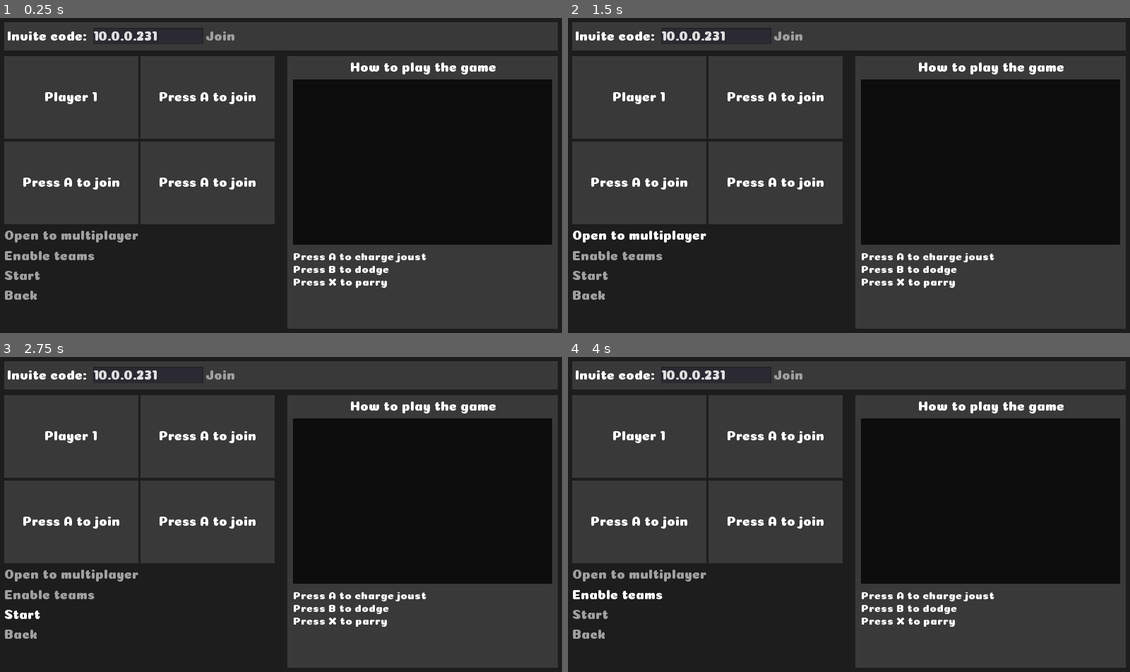
Above: before the commit, frames 1-4 (two rows, left to right).
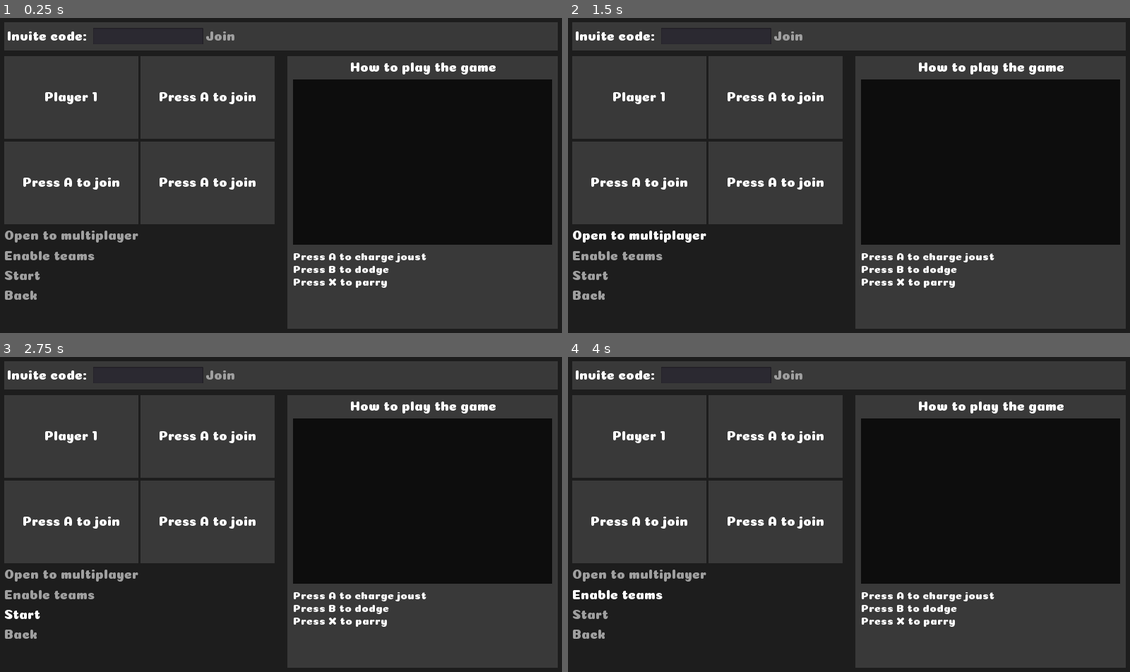
Above: after the commit, the same moments.

Repository: Lunatic-Games/turtle-jousting
Game: Godot game, scene res://ui/lobby/lobby.tscn
Same seed, same stepped clock (60 frames per second), same inputs: the game is played once before the commit and once after it.
Inputs:
- Up to frame 1 (0.25 s): no input
- Up to frame 2 (1.5 s): click "Join" at 0.5 s; click "Open to multiplayer" at 1.25 s
- Up to frame 3 (2.75 s): click "Start" at 2 s
- Up to frame 4 (4 s): click "Start" at 2.75 s; click "Enable teams" at 3.5 s

The runs differ from the first frame. In frame 1, 0.2% of the frame differs, in the area x 16-28%, y 4-8%; in frame 2, 0.2%; in frame 3, 0.2%; in frame 4, 0.2%.

Commit message:
Making improvements

Diff:
--- a/project.godot
+++ b/project.godot
@@ -25,6 +25,15 @@
 window/stretch/mode="2d"
 window/stretch/aspect="keep"
 
+[input]
+
+joust={
+"deadzone": 0.5,
+"events": [ Object(InputEventJoypadButton,"resource_local_to_scene":false,"resource_name":"","device":-1,"button_index":0,"pressure":0.0,"pressed":false,"script":null)
+, Object(InputEventKey,"resource_local_to_scene":false,"resource_name":"","device":0,"alt":false,"shift":false,"control":false,"meta":false,"command":false,"pressed":false,"scancode":32,"unicode":0,"echo":false,"script":null)
+ ]
+}
+
 [rendering]
 
 environment/default_environment="res://default_env.tres"
--- a/ui/lobby/lobby.gd
+++ b/ui/lobby/lobby.gd
@@ -11,6 +11,7 @@
 # Keeps track of local players, player_num : device_id
 var local_players = {}
 
+# Setup
 func _ready():
 	player_container.get_node("PlayerSlot1").player_loaded(1)
 	local_players[1] = 0
@@ -21,7 +22,7 @@
 	_err = get_tree().connect("connection_failed", self, "_connected_fail")
 	_err = get_tree().connect("server_disconnected", self, "_server_disconnected")
 
-# Open to multiplayer
+# Open to multiplayer and update UI
 func _create_server():
 	var peer = NetworkedMultiplayerENet.new()
 	var result = peer.create_server(DEFAULT_PORT, 4)
@@ -32,10 +33,24 @@
 		return
 	get_tree().network_peer = peer
 	connections[1] = local_players.keys()
+
 	$CodeSection/HBoxContainer/CodeEditContainer.visible = false
 	$CodeSection/HBoxContainer/JoinContainer.visible = false
 	$CodeSection/HBoxContainer/Code.text = IP.get_local_addresses()[0]
 	$CodeSection/HBoxContainer/Code.visible = true
+	$HBoxContainer/GameContainer/VBoxContainer/OpenMultiplayerButton.visible = false
+	$HBoxContainer/GameContainer/VBoxContainer/CloseMultiplayerButton.visible = true
+
+# Close server and update UI
+func _close_server():
+	get_tree().network_peer = null
+	connections[1] = local_players.keys()
+
+	$CodeSection/HBoxContainer/CodeEditContainer.visible = true
+	$CodeSection/HBoxContainer/JoinContainer.visible = true
+	$CodeSection/HBoxContainer/Code.visible = false
+	$HBoxContainer/GameContainer/VBoxContainer/OpenMultiplayerButton.visible = true
+	$HBoxContainer/GameContainer/VBoxContainer/CloseMultiplayerButton.visible = false
 
 # Attempt to join using ip
 func _connect_to_server():
@@ -50,14 +65,13 @@
 		print("Failed to connect to ", ip)
 		return
 	get_tree().network_peer = peer
-	set_network_master(1)
 
-# Called (on client and server) when a peer connects
+# Called the new client connection to register itself
 func _new_connection(id):
 	if is_network_master():
 		rpc_id(id, "register_connection", connections)
 
-# Called when a peer disconnects
+# Remove associated player slots on client disconnect
 func _disconnection(id):
 	for player in connections[id]:
 		get_player_slot(player).reset()
@@ -75,29 +89,26 @@
 func _connected_fail():
 	pass
 
-# Register new connection
+# Add players and register connection
 remote func register_connection(existing_connections):
-	print("Registering connection")
-	print("Existing connections:")
 	var sender_id = get_tree().get_rpc_sender_id()
 
-	if sender_id == 1:
-		var new_local_players = {}
-		var new_player_list = []
-		for key in local_players.keys():
-			for j in range(1, 5):
-				if !new_local_players.has(j) and !is_slot_taken(j, existing_connections):
-					print("Found an open slot at ", j)
-					new_player_list.append(j)
-					new_local_players[j] = local_players[key]
-					break
-				else:
-					print("Spot taken")
-		local_players = new_local_players
-		print("Local players: ", local_players)
-		rpc("update_players", new_player_list)
+	var new_local_players = {}
+	var new_player_list = []
+	for key in local_players.keys():
+		for j in range(1, 5):
+			if !new_local_players.has(j) and !is_slot_taken(j, existing_connections):
+				new_player_list.append(j)
+				new_local_players[j] = local_players[key]
+				break
+	if len(new_player_list) < len(local_players.keys()):
+		print("Not enough room to join")
+		return
 
+	local_players = new_local_players
+	rpc("update_players", new_player_list)
 
+# Update connection player numbers and player slots
 remotesync func update_players(new_player_list):
 	var sender_id = get_tree().get_rpc_sender_id()
 	if connections.has(sender_id):
@@ -107,9 +118,16 @@
 	for player in connections[sender_id]:
 		get_player_slot(player).player_loaded(player)
 
+# Remove sender's connection
+remote func remove_connection():
+	var sender_id = get_tree().get_rpc_sender_id()
+	connections.erase(sender_id)
+
+# Get associated player slot
 func get_player_slot(num):
 	return player_container.get_child(num - 1)
 
+# Determine if player number is available
 func is_slot_taken(i, existing_connections):
 	for key in existing_connections.keys():
 		if existing_connections[key].has(i):
--- a/ui/lobby/lobby.tscn
+++ b/ui/lobby/lobby.tscn
@@ -117,7 +117,6 @@
 margin_bottom = 41.0
 rect_min_size = Vector2( 200, 30 )
 custom_fonts/font = SubResource( 2 )
-text = "10.0.0.231"
 context_menu_enabled = false
 
 [node name="JoinContainer" type="CenterContainer" parent="CodeSection/HBoxContainer"]
@@ -213,6 +212,24 @@
 text = "Open to multiplayer"
 align = 0
 
+[node name="CloseMultiplayerButton" type="Button" parent="HBoxContainer/GameContainer/VBoxContainer"]
+visible = false
+margin_top = 350.0
+margin_right = 214.0
+margin_bottom = 376.0
+size_flags_horizontal = 0
+custom_styles/hover = SubResource( 10 )
+custom_styles/pressed = SubResource( 11 )
+custom_styles/focus = SubResource( 12 )
+custom_styles/disabled = SubResource( 13 )
+custom_styles/normal = SubResource( 14 )
+custom_fonts/font = SubResource( 15 )
+custom_colors/font_color = Color( 0.627451, 0.627451, 0.627451, 1 )
+custom_colors/font_color_hover = Color( 1, 1, 1, 1 )
+custom_colors/font_color_pressed = Color( 0.470588, 0.470588, 0.470588, 1 )
+text = "Close multiplayer"
+align = 0
+
 [node name="EnableTeamsButton" type="Button" parent="HBoxContainer/GameContainer/VBoxContainer"]
 margin_top = 350.0
 margin_right = 165.0
@@ -322,4 +339,5 @@
 }
 [connection signal="pressed" from="CodeSection/HBoxContainer/JoinContainer/Button" to="." method="_connect_to_server"]
 [connection signal="pressed" from="HBoxContainer/GameContainer/VBoxContainer/OpenMultiplayerButton" to="." method="_create_server"]
+[connection signal="pressed" from="HBoxContainer/GameContainer/VBoxContainer/CloseMultiplayerButton" to="." method="_close_server"]
 [connection signal="pressed" from="HBoxContainer/GameContainer/VBoxContainer/BackButton" to="." method="_exit"]
